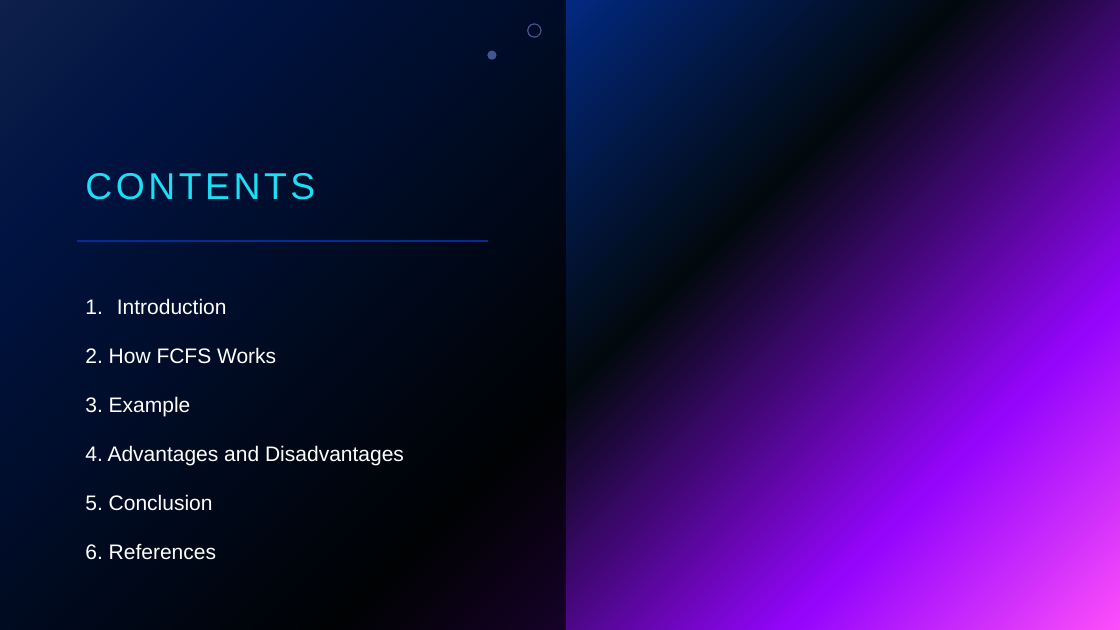
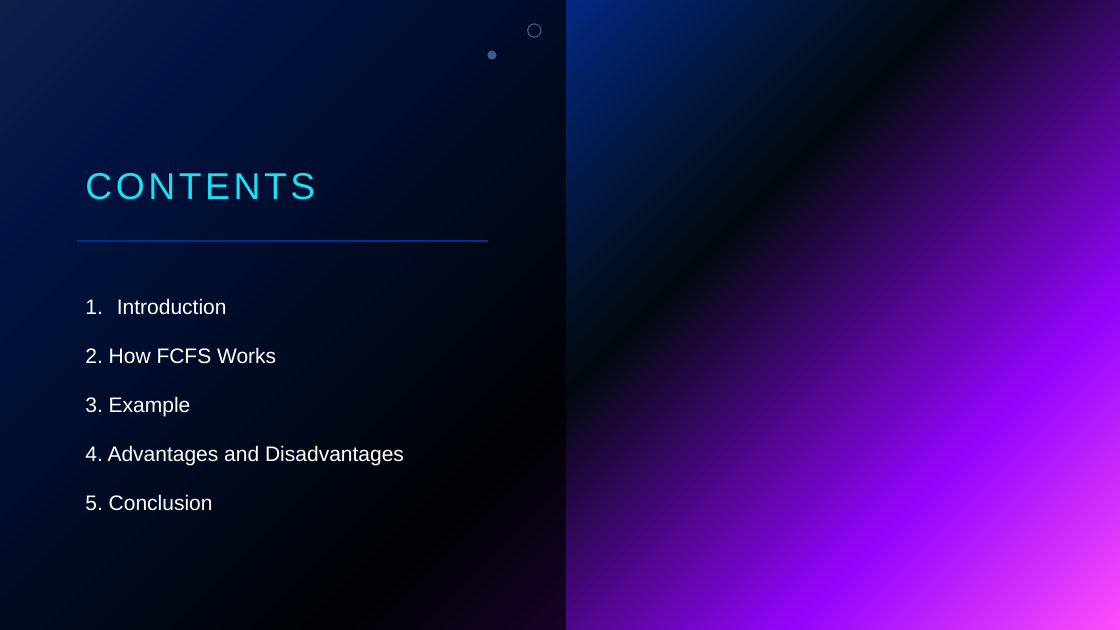
Before and after one commit to Joseph-George1/College_projects, a slide deck: slide 2 of OS_Project/FCFS.pptx. Drawn at 1120x630 pixels with LibreOffice and Linux fonts; fonts in the diff are those of the drawing; background and template pictures are left out. Boxes give left, top, right and bottom in pixels: in the first picture for what was removed or moved away, otherwise in the second. Text is boxed around its words. In the diff, an @@ line names an element or a change of style, - is before the commit and + after.

```diff
--- a/OS_Project/FCFS.pptx
+++ b/OS_Project/FCFS.pptx
@@ text at [85,544,216,560]: paragraph removed @@
-6. References
```
